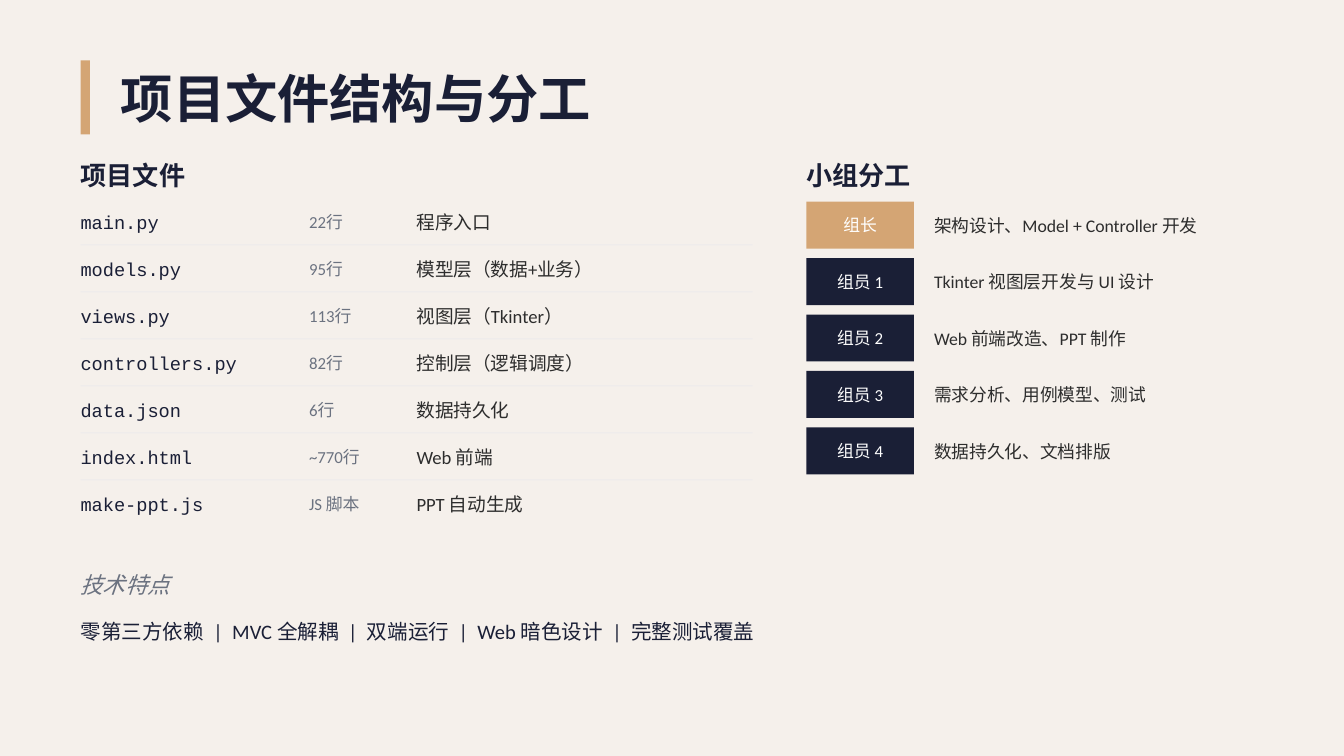
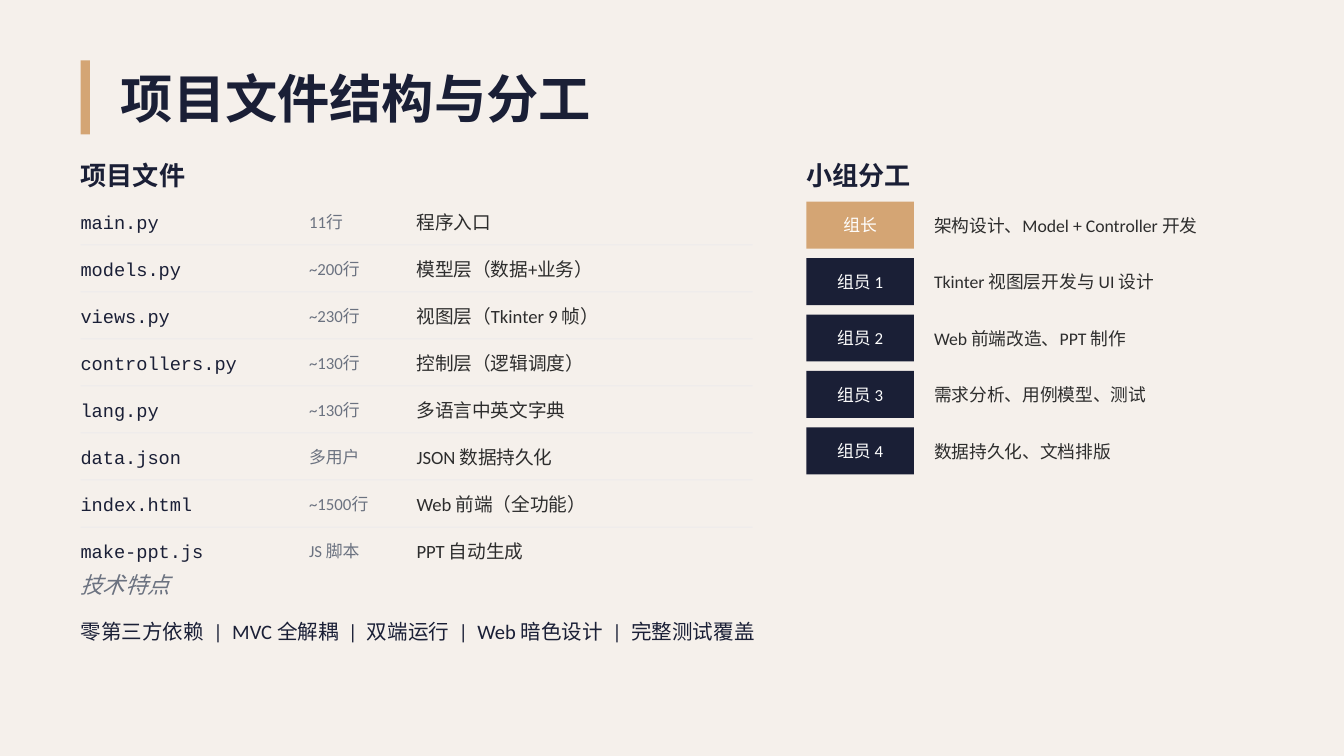
Before and after one commit to Unconnectable/atm, a slide deck: slide 24 of ATM项目演示.pptx. Drawn at 1344x756 pixels with LibreOffice and Linux fonts; fonts in the diff are those of the drawing. Boxes give left, top, right and bottom in pixels: in the first picture for what was removed or moved away, otherwise in the second. Text is boxed around its words. In the diff, an @@ line names an element or a change of style, - is before the commit and + after.

Commit message:
add: some feat
转账功能 — 支持多账户间转账，data.json 改为存储用户列表
交易记录 — 每笔存/取/转记录存入 JSON 日志，新增明细查询界面
注册新账户 — 开卡功能，输入信息生成新账号
密码输入错误锁定 — 连续 3 次错误锁定账户 N 分钟
多语言支持 — 界面中/英文切换

```diff
--- a/ATM项目演示.pptx
+++ b/ATM项目演示.pptx
@@ text at <box>309,214,343,230</box>: text changed @@
-22行
+11行
@@ text at <box>309,261,360,277</box>: text changed @@
-95行
+~200行
@@ text at <box>309,308,360,324</box>: text changed @@
-113行
+~230行
@@ text at <box>417,307,599,325</box>: text changed @@
-视图层（Tkinter）
+视图层（Tkinter 9 帧）
@@ text at <box>309,356,360,371</box>: text changed @@
-82行
+~130行
@@ text added at <box>81,404,159,421</box>, 10 pt, text #1A1F36 @@
+lang.py
@@ text at <box>309,403,360,418</box>: text changed @@
-6行
+~130行
@@ text added at <box>417,401,566,419</box>, 10 pt, text #2D2D2D @@
+多语言中英文字典
@@ text at <box>309,449,359,464</box>: text changed @@
-~770行
+多用户
@@ text at <box>417,448,553,466</box>: text changed @@
-数据持久化
+JSON 数据持久化
@@ text added at <box>309,497,368,512</box>, 9 pt, text #6B7280 @@
+~1500行
@@ text at <box>417,495,586,513</box>: text changed @@
-Web 前端
+Web 前端（全功能）
@@ 5 texts: place and size @@
-5 texts at <box>81,404,523,515</box>
+5 texts at <box>81,451,523,562</box>
```
Also in this commit, not shown: 1 other slide changed, 2 slides added, 10 other files.
